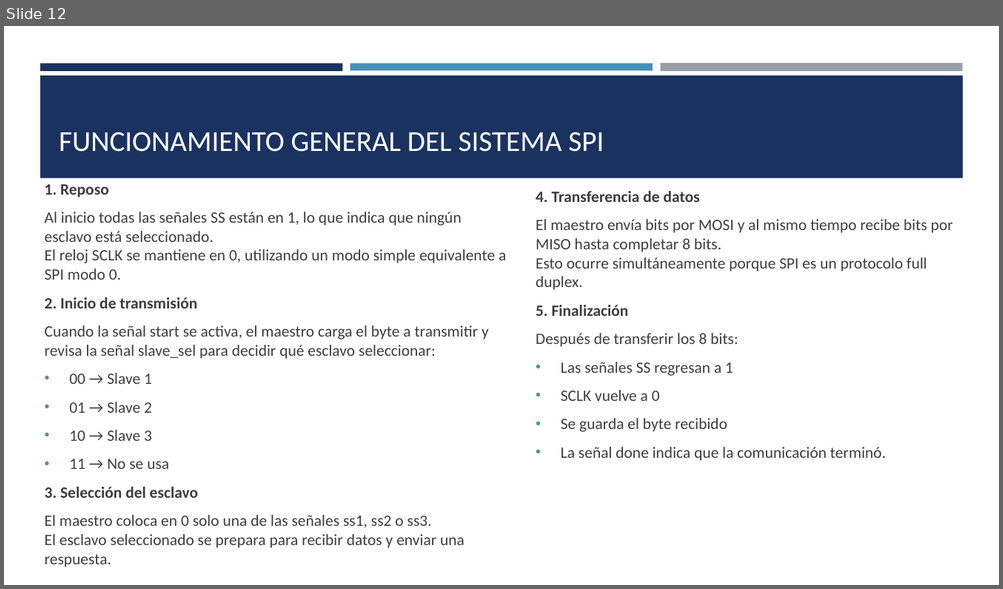
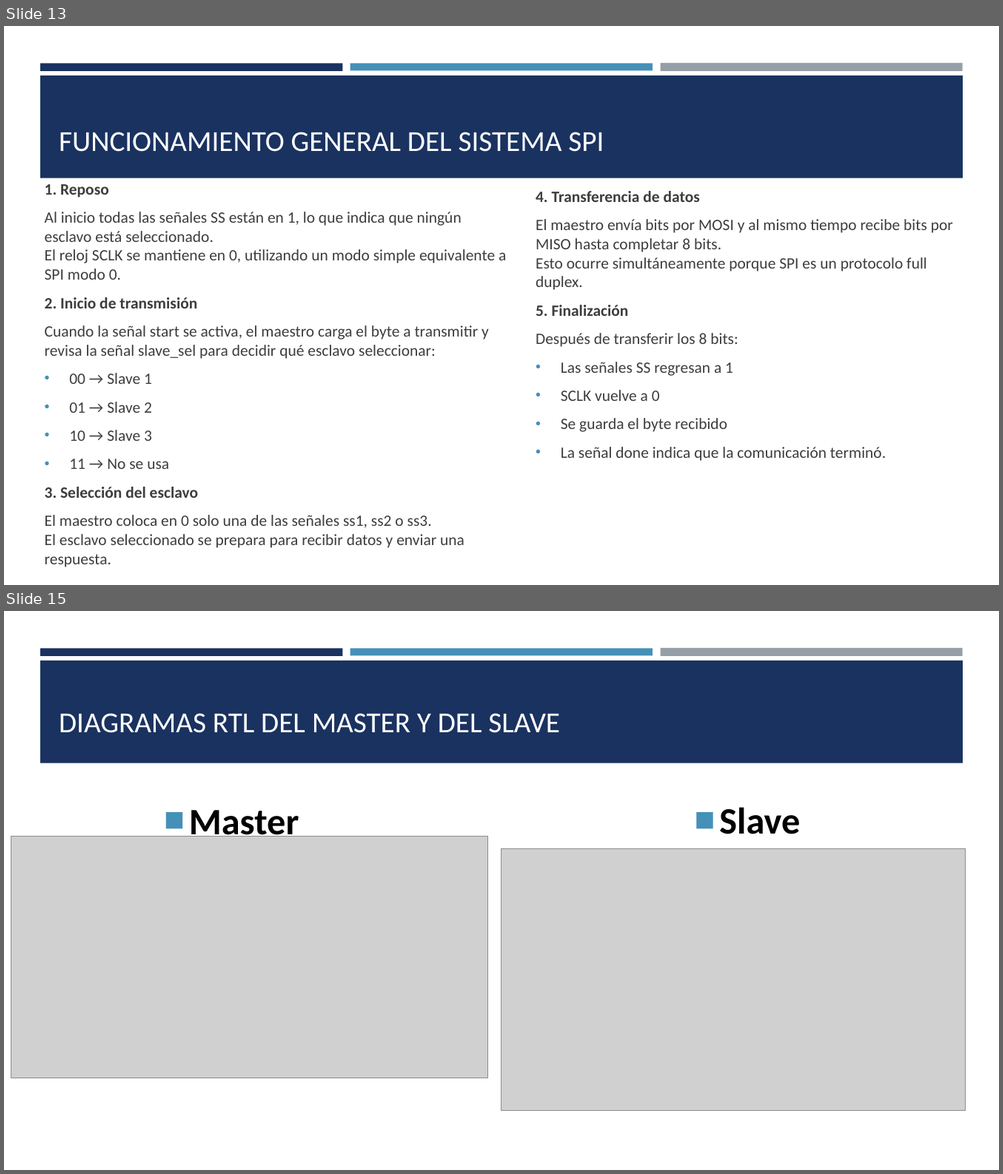
Before and after one commit to derekcasillas3070-alt/Tareas-ArquitecturaDeComputadoras, a slide deck: SPI-Completo/Documentacion/Implementación de Módulo SPI.pptx. Shown one above the other, each under a label of ours: slide 12 before the commit, slides 13 and 15 after it; the slides between them are not shown. The pictures are 1003x589 and 1003x1174 pixels, drawn with LibreOffice and Linux fonts; fonts in the diff are those of the drawing; grey boxes stand for pictures. Boxes give left, top, right and bottom in pixels: in the first picture for what was removed or moved away, otherwise in the second. Text is boxed around its words. In the diff, an @@ line names an element or a change of style, - is before the commit and + after.

```diff
--- a/SPI-Completo/Documentacion/Implementación de Módulo SPI.pptx
+++ b/SPI-Completo/Documentacion/Implementación de Módulo SPI.pptx
@@ slide 15 added at bbox=[4, 611, 999, 1170], background #FFFFFF; not listed: 4 template elements that a slide beside it also shows @@
@@ title added at bbox=[59, 713, 560, 733], 28 pt, text #FFFFFF @@
+DIAGRAMAS RTL DEL MASTER Y DEL SLAVE
@@ text added at bbox=[189, 810, 299, 843], 36 pt, text #000000, bold @@
+■ Master
@@ text added at bbox=[719, 807, 800, 834], 36 pt, text #000000, bold @@
+■ Slave
@@ picture added at bbox=[11, 836, 487, 1078] @@
@@ picture added at bbox=[502, 849, 966, 1112] @@
@@ what was slide 12 is now slide 13 @@
```
Also in this commit, not shown: 3 slides changed, 1 other slide added, 4 other files.
